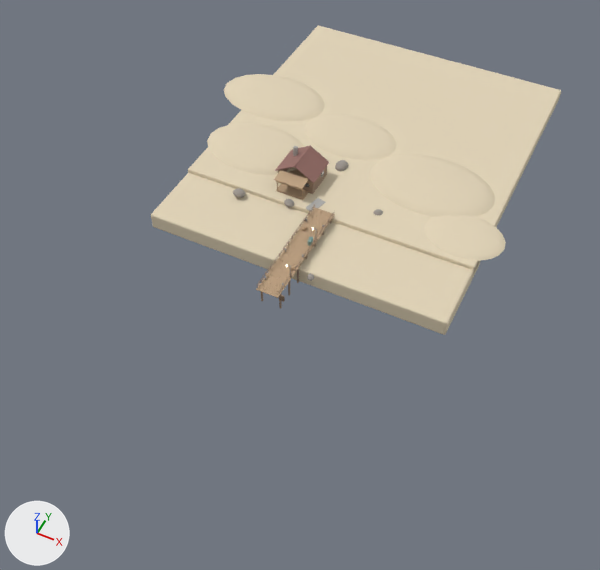
The glTF model assets/models/lobby.glb: old version first, new version second.
Rendered twice from a camera (50 mm lens) standing at (55.5, -116.2, 126.8) and looking at (-2.0, -1.3, -16.7). Every picture has the same lights, and +X, +Y and +Z are marked at lower left. The first picture is the older version. Where no turn or scale is listed for an object, it has been applied to the vertices. Vertices at exactly the same position are counted once.

The first picture shows 'Dunes-col', 'House_Roof-col', 'Land-col', 'Pier_Deck-col', 'Shelf-col' and 9 more.
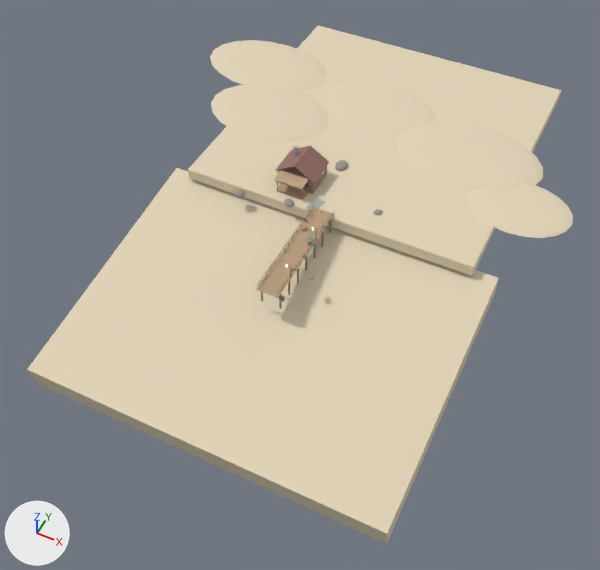
The change, as a list of edits to the scene's bpy script:
```text
Change me_dunes_col:
    used by ob_dunes_col; location = (0.0, 0.0, 0.0)
    remove me_dunes_col.from_pydata(...)  # 910 vertices, 1800 faces; spans x -44.0..39.0, y 7.0..49.0, z -2.0..1.8
    add me_dunes_col.from_pydata(...)  # 910 vertices, 1800 faces; spans x -55.0..50.0, y 19.0..63.0, z -1.5..1.2
    me_dunes_col part 1: the loose piece of 182 vertices spanning x -37.0..-11.0, y 11.0..29.0, z -1.6..1.4 is scaled about its middle by (1.23, 1.22, 0.733), then moved by (-4.0, 14.0, 0.0)
    me_dunes_col part 2: the loose piece of 182 vertices spanning x 3.0..33.0, y 16.0..36.0, z -2.0..1.8 is scaled about its middle by (1.2, 1.2, 0.737), then moved by (4.0, 14.0, 0.0)
    me_dunes_col part 3: the loose piece of 182 vertices spanning x 21.0..39.0, y 7.0..21.0, z -1.1..0.9 is scaled about its middle by (1.33, 1.29, 0.8), then moved by (8.0, 14.0, 0.0)
    me_dunes_col part 4: the loose piece of 182 vertices spanning x -44.0..-16.0, y 31.0..49.0, z -1.8..1.5 is scaled about its middle by (1.21, 1.22, 0.75), then moved by (-8.0, 12.0, 0.0)
    other edits to the shape of me_dunes_col do not show in these pictures
Add me_seabed_col:
    me_seabed_col.from_pydata([(-40.0, -49.8, -18.4), (-40.0, -50.7, -12.4), (-40.0, 9.5, -9.4), (-40.0, 8.6, -3.5), (40.0, -49.8, -18.4), (40.0, -50.7, -12.4), (40.0, 9.5, -9.4), (40.0, 8.6, -3.5)], [], [(0, 1, 3), (0, 3, 2), (2, 3, 7), (2, 7, 6), (6, 7, 5), (6, 5, 4), (4, 5, 1), (4, 1, 0), (2, 6, 4), (2, 4, 0), (7, 3, 1), (7, 1, 5)])
    me_seabed_col.materials.append(mat_sand_001)  # beige #e2d4b8
Remove ob_shelf_col:
    ob_shelf_col = bpy.data.objects.new('Shelf-col', me_shelf_col)
    ob_shelf_col.location = (0.0, 0.0, 0.0)
Add ob_seabed_col:
    ob_seabed_col = bpy.data.objects.new('Seabed-col', me_seabed_col)
    ob_seabed_col.location = (0.0, 0.0, 0.0)
```

Pixel boxes [x1, y1, x2, y2] of what changed, in the pictures (600 x 570 px; the box of a moved part takes in the faces that stretch with it):
'Seabed-col', added (beige): after [27, 168, 499, 544]
'Dunes-col', reshaped (21% wider): before [207, 74, 506, 261]; after [210, 40, 573, 238]
'Shelf-col', deleted (beige): before [151, 173, 480, 335]
part 1 of me_dunes_col, moved or reshaped: before [207, 123, 304, 175]; after [211, 85, 329, 142]
part 2 of me_dunes_col, moved or reshaped: before [370, 154, 495, 216]; after [397, 121, 543, 190]
part 3 of me_dunes_col, moved or reshaped: before [425, 215, 506, 261]; after [468, 185, 573, 238]
part 4 of me_dunes_col, moved or reshaped: before [224, 74, 325, 121]; after [210, 40, 327, 92]
